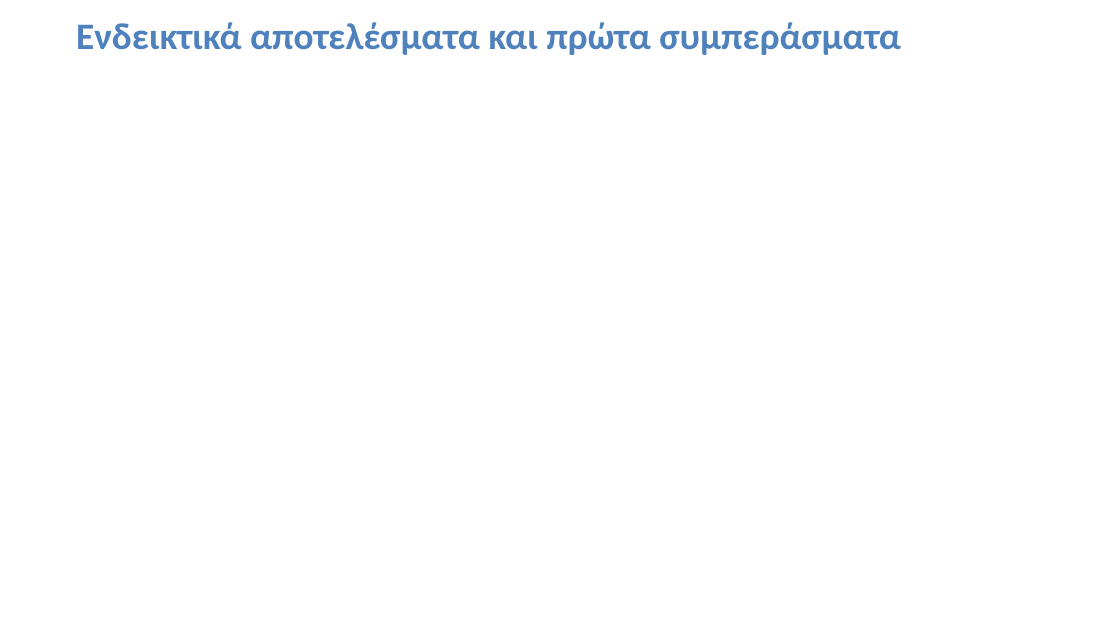
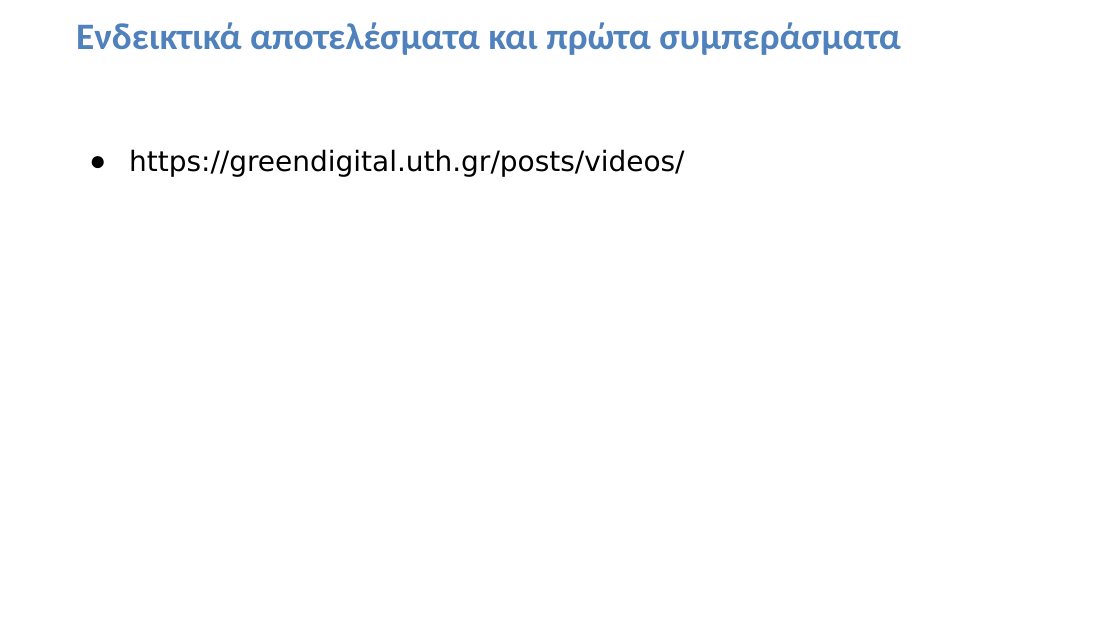
Before and after one commit to Theogoun/Thesis, a slide deck: slide 7 of Presentations/interim_presentation_template-ds.pptx (slide 6 before the commit). Drawn at 1120x630 pixels with LibreOffice and Linux fonts; fonts in the diff are those of the drawing; background and template pictures are left out. Boxes give left, top, right and bottom in pixels: in the first picture for what was removed or moved away, otherwise in the second. Text is boxed around its words. In the diff, an @@ line names an element or a change of style, - is before the commit and + after.

Commit message:
Add video to pre

```diff
--- a/Presentations/interim_presentation_template-ds.pptx
+++ b/Presentations/interim_presentation_template-ds.pptx
@@ text added at [129,149,685,177], 18 pt, text #000000 @@
+● https://greendigital.uth.gr/posts/videos/
```
Also in this commit, not shown: 2 other slides changed, 1 slide added, 1 other file.
